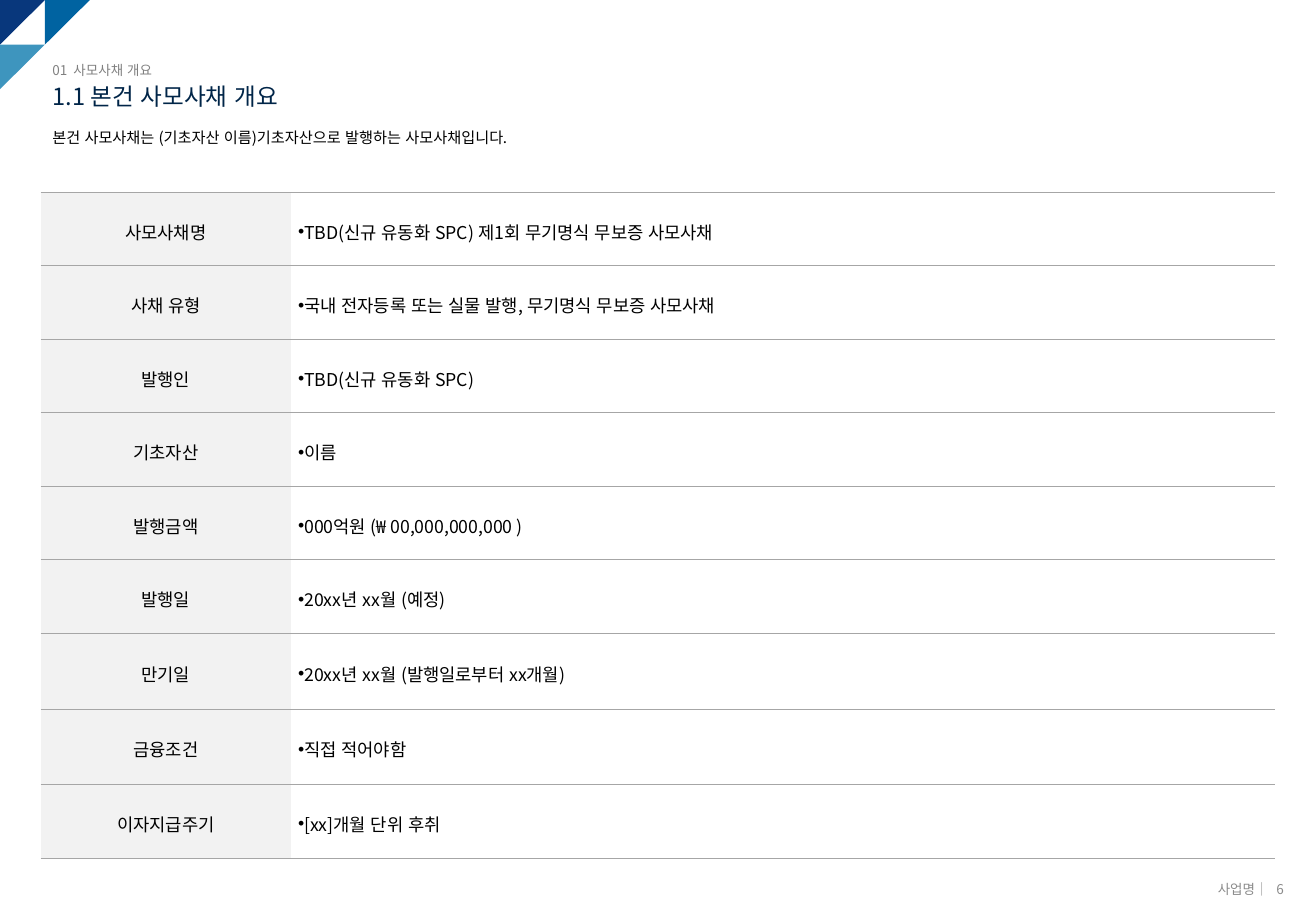
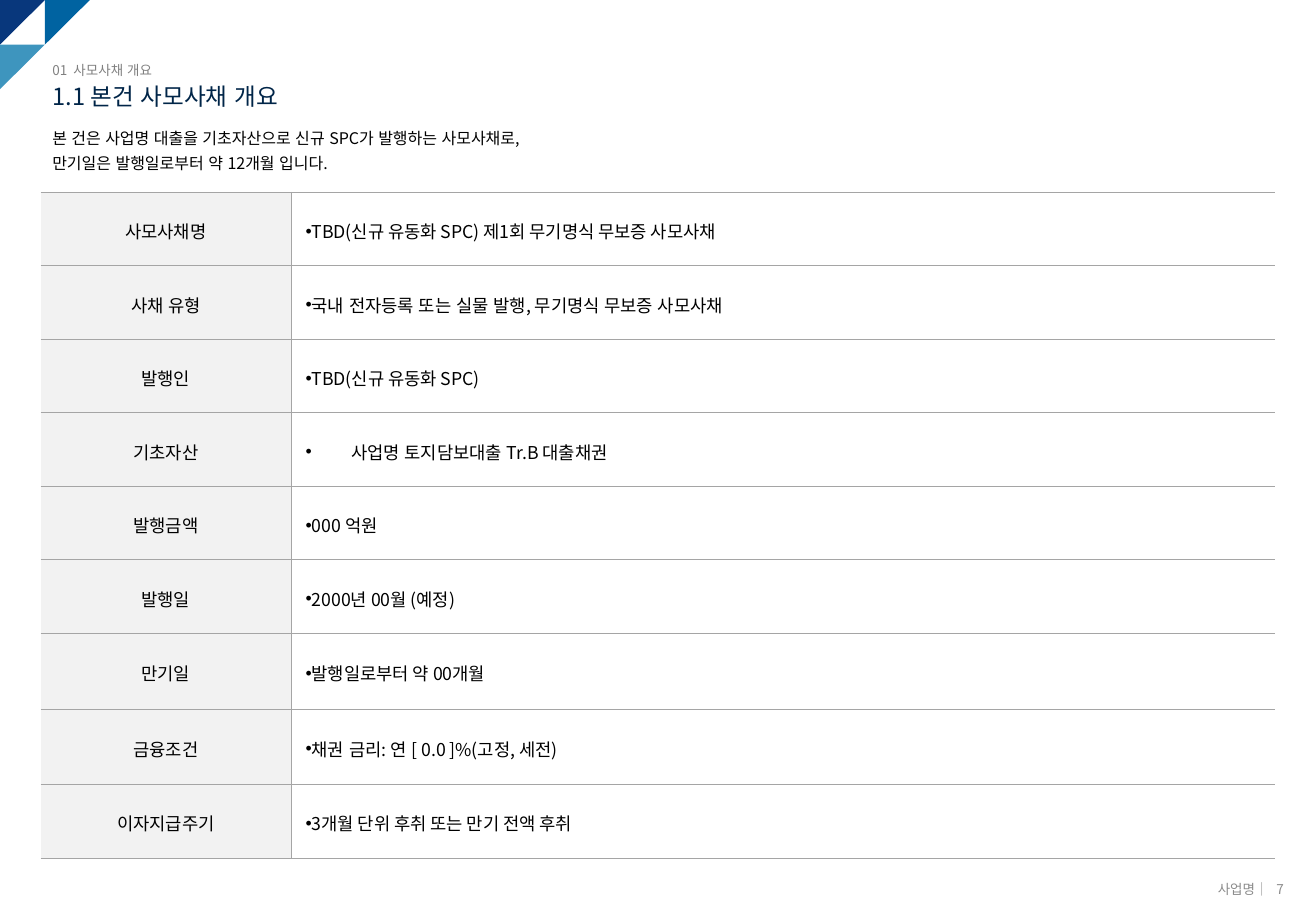
Before and after one commit to rainfieldinv-cell/rainfield-im-tools, a slide deck: slide 7 of 기존 IM/templates/레이아웃.pptx (slide 6 before the commit). Drawn at 1316x911 pixels with LibreOffice and Linux fonts; fonts in the diff are those of the drawing; background and template pictures are left out. Boxes give left, top, right and bottom in pixels: in the first picture for what was removed or moved away, otherwise in the second. Text is boxed around its words. In the diff, an @@ line names an element or a change of style, - is before the commit and + after.

```diff
--- a/기존 IM/templates/레이아웃.pptx
+++ b/기존 IM/templates/레이아웃.pptx
@@ text at <box>52,130,520,171</box>: text changed; size 9 to 9.5 pt @@
-본건 사모사채는 (기초자산 이름)기초자산으로 발행하는 사모사채입니다.
+본 건은 사업명 대출을 기초자산으로 신규 SPC가 발행하는 사모사채로,
+만기일은 발행일로부터 약 12개월 입니다.
@@ text "본 건은 사업명 대출을 기초자산으로 ..." at <box>52,130,520,171</box>: vertical alignment middle to top @@
@@ table at <box>40,192,1276,858</box> @@
-row 4, column 2: 이름
+row 4, column 2: 사업명 토지담보대출 Tr.B 대출채권
-row 5, column 2: 000억원 (₩ 00,000,000,000 )
+row 5, column 2: 000 억원
-row 6, column 2: 20xx년 xx월 (예정)
+row 6, column 2: 2000년 00월 (예정)
-row 7, column 2: 20xx년 xx월 (발행일로부터 xx개월)
+row 7, column 2: 발행일로부터 약 00개월
-row 8, column 2: 직접 적어야함
+row 8, column 2: 채권 금리: 연 [ 0.0 ]%(고정, 세전)
-row 9, column 2: [xx]개월 단위 후취
+row 9, column 2: 3개월 단위 후취 또는 만기 전액 후취
@@ borders changed @@
@@ text at <box>1218,882,1283,895</box>: text changed @@
-사업명｜ 6
+사업명｜ 7
```
Also in this commit, not shown: 2 other slides changed, 2 slides added, 1 slide removed, 28 other files.
